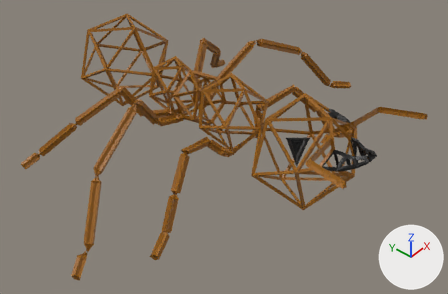
The Blender file mathCheese/Assets/Resources/Meshes/Mesh Masters/antWire.blend: old version first, new version second.
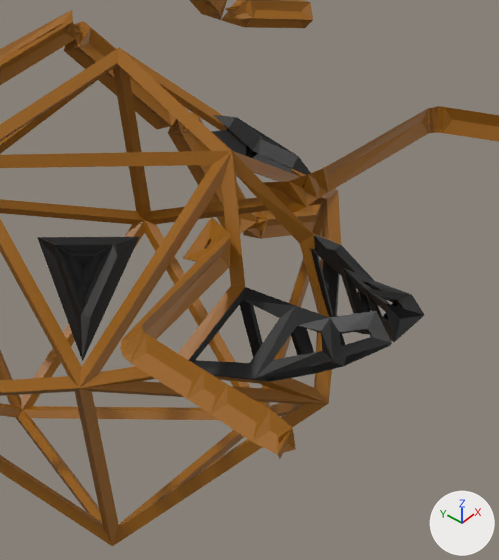
The first picture shows the older version from a camera (50 mm lens) standing at (-42.6, -22.2, 33.6) and looking at (-7.3, 7.7, -1.1). The close-ups show both versions on the part from 62% to 88% of the width and 28% to 73% of the height of that picture. Every picture has the same lights, and +X, +Y and +Z are marked at lower right.

Names of what the first close-up shows: 'Ant'.
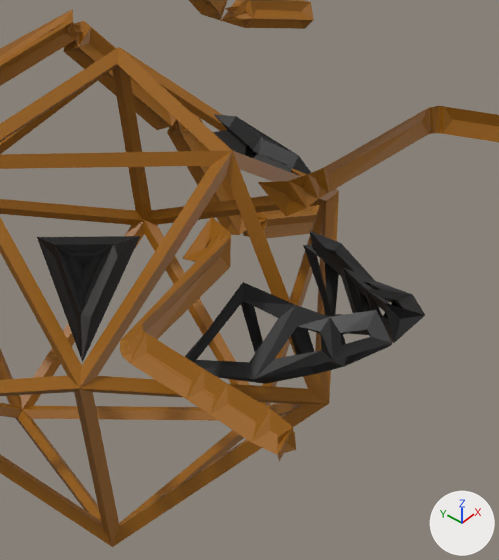
Location of each change, (x1, y1, x2, y2) in pixels of the close-ups (499 x 560 px):
'Ant', reshaped, modifiers changed: before (0, 0, 499, 546); after (0, 0, 499, 547)
part 1 of me_icosphere_001, cut back: before (80, 151, 341, 403); after (80, 151, 339, 403)

Patch to the scene script:
```diff
--- a/mathCheese/Assets/Resources/Meshes/Mesh Masters/antWire.blend.py
+++ b/mathCheese/Assets/Resources/Meshes/Mesh Masters/antWire.blend.py
@@ me_icosphere_001 @@
 me_icosphere_001.from_pydata(...)  # 578 vertices, 688 faces; spans x -20.8..12.4, y -6.2..24.2, z -2.5..6.1
 # used by ob_ant; location = (-1.72, -0.92, -0.56); rotation_euler = (0.0, 0.0, -0.0438), in degrees (0, 0, -2.5); scale = (1.15, 1.15, 1.15)
 # verts and faces of me_icosphere_001; kept vertices keep their numbers, new ones are numbered from 578
 # before: 5 (-6.6, -2.7, 3.6), 10 (-7.9, -1.8, 3.6), 13 (-5.3, -3.5, 3.1), 23 (-5.3, -2.9, 4.6), 64 (-4.4, -4.1, 2.4)
 # before: 65 (-2.2, -2.7, 3.6), 70 (-0.9, -1.8, 3.6), 73 (-3.4, -3.5, 3.1), 83 (-3.5, -2.9, 4.6), 570 (-4.4, -1.8, 6.1)
+# me_icosphere_001 part 1
+delete_faces([(5, 10, 64, 13), (5, 23, 570, 10), (64, 70, 65, 73), (65, 70, 570, 83), (13, 64, 73, 83, 570, 23)])
+faces += [(64, 70, 570), (10, 64, 570)]  # mat_skin (brown #975e00)
 me_icosphere_001.materials.append(mat_skin)
@@ ob_ant @@
 _m = ob_ant.modifiers.new('Wireframe', 'WIREFRAME')
-_m.thickness = 0.291
+_m.thickness = 0.313
```
